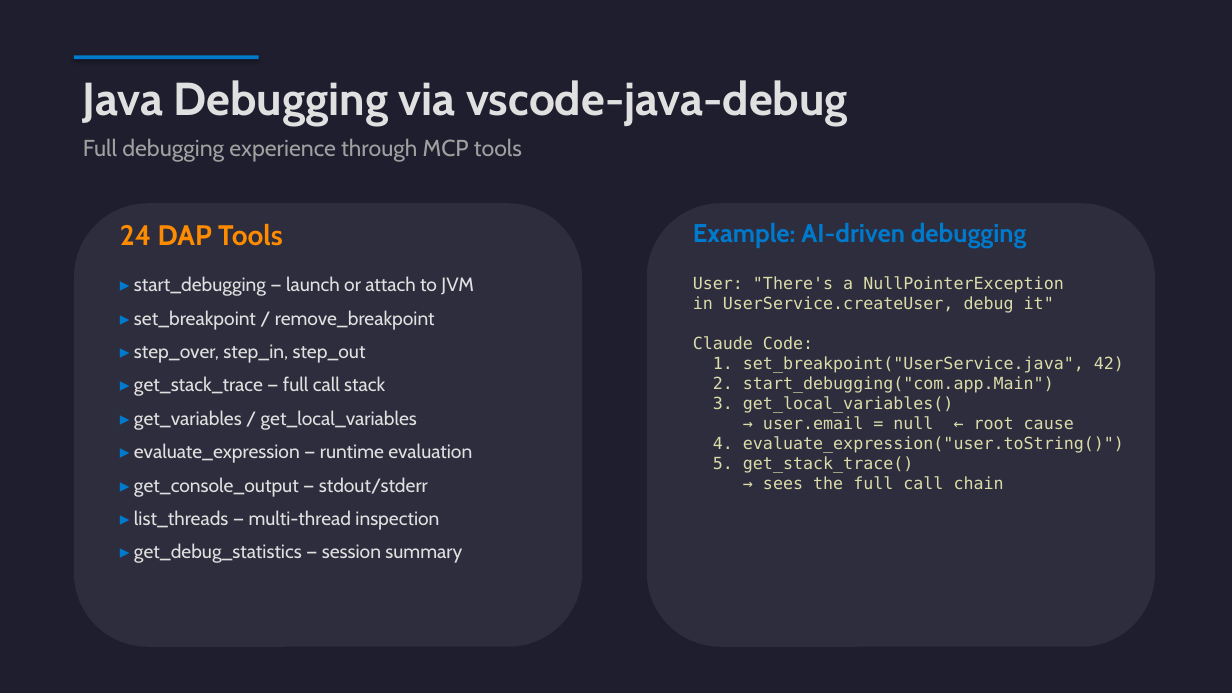
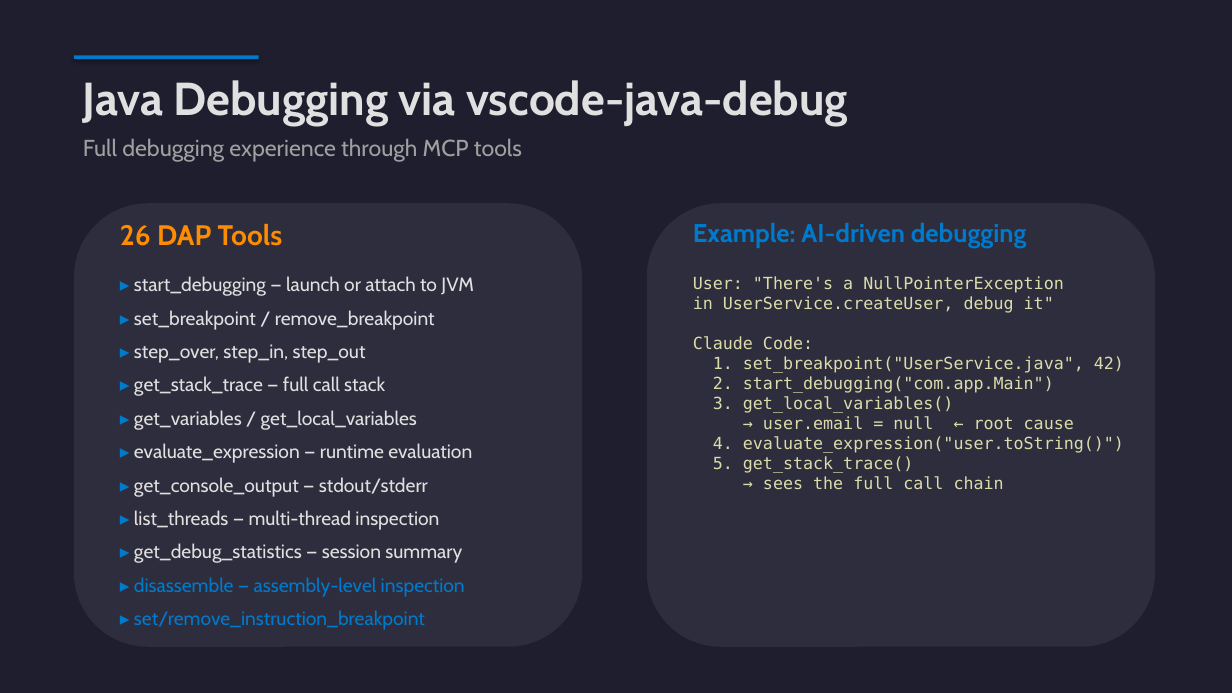
Before and after one commit to angelozerr/mcp-ade, a slide deck: slide 9 of presentation/MCP_LanguageTools.pptx. Drawn at 1232x693 pixels with LibreOffice and Linux fonts; fonts in the diff are those of the drawing. Boxes give left, top, right and bottom in pixels: in the first picture for what was removed or moved away, otherwise in the second. Text is boxed around its words. In the diff, an @@ line names an element or a change of style, - is before the commit and + after.

```diff
--- a/presentation/MCP_LanguageTools.pptx
+++ b/presentation/MCP_LanguageTools.pptx
@@ text at [120,224,283,246]: text changed @@
-24 DAP Tools
+26 DAP Tools
@@ text at [134,577,465,630]: paragraphs added @@
+▸ disassemble — assembly-level inspection
+▸ set/remove_instruction_breakpoint
```
Also in this commit, not shown: 6 other slides changed.
